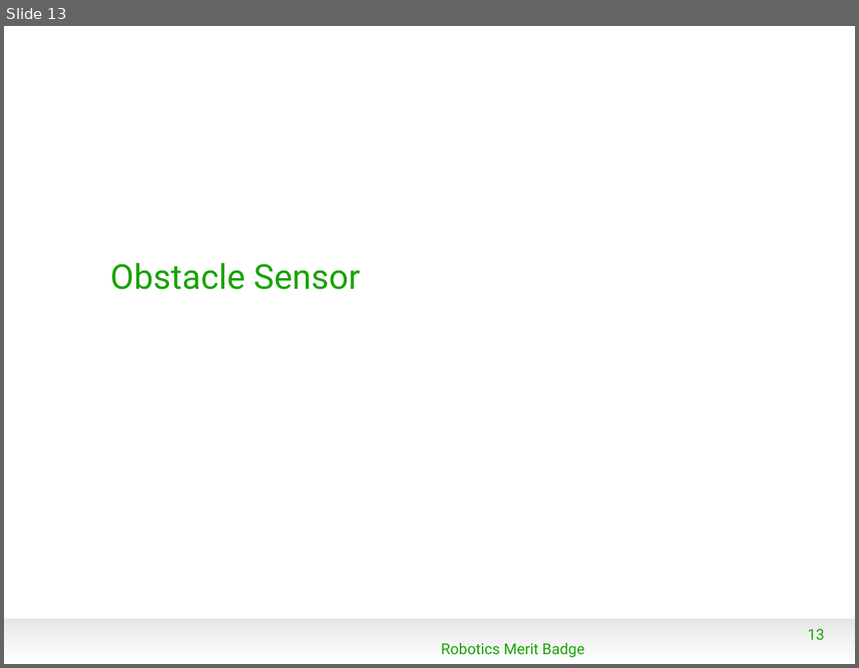
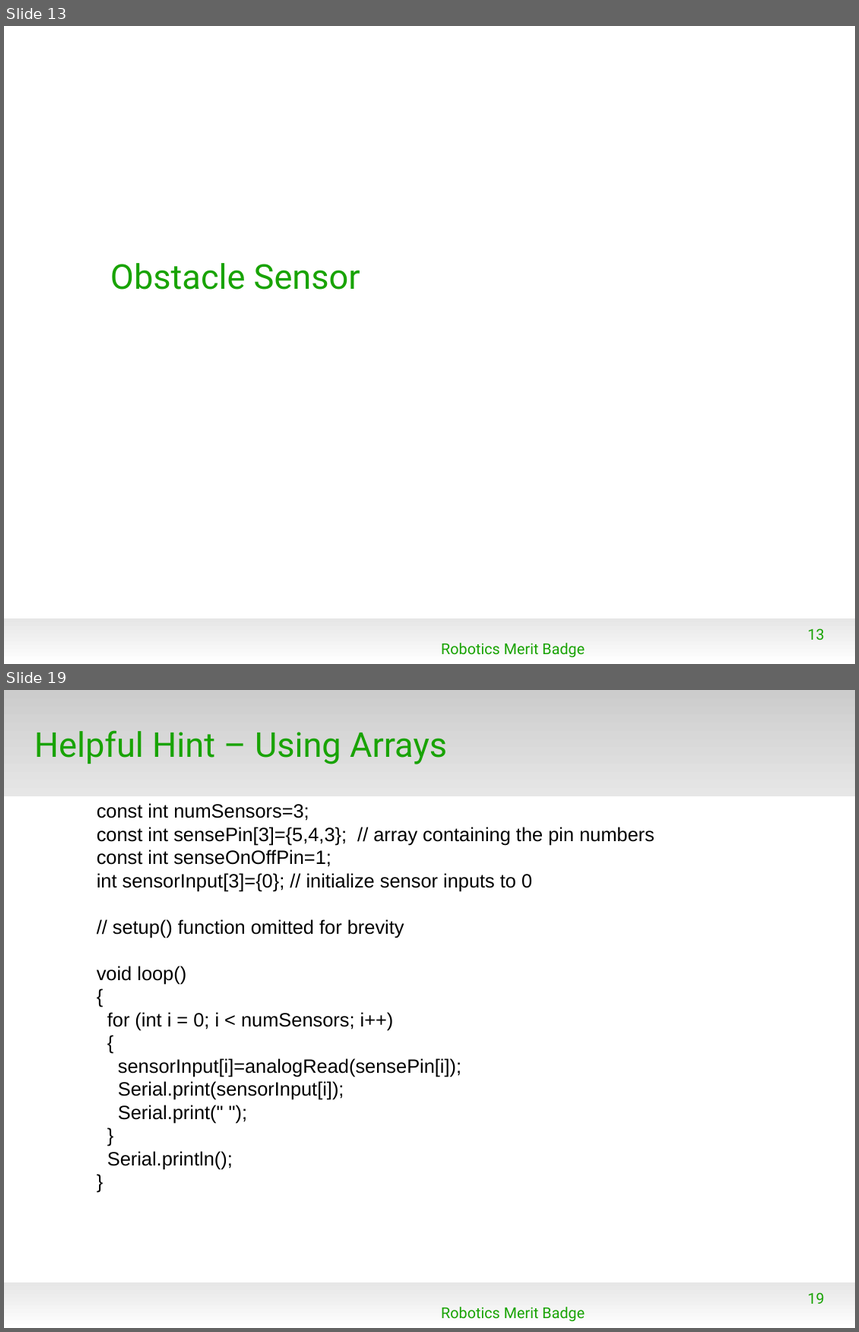
Before and after one commit to spiderman-2099/RoboticsMB, a slide deck: doc/RMB_Session2.odp. Shown one above the other, each under a label of ours: slide 13 before the commit, slides 13 and 19 after it; the slides between them are not shown. The pictures are 859x668 and 859x1332 pixels, drawn with LibreOffice and Linux fonts; fonts in the diff are those of the drawing; background and template pictures are left out. Boxes give left, top, right and bottom in pixels: in the first picture for what was removed or moved away, otherwise in the second. Text is boxed around its words. In the diff, an @@ line names an element or a change of style, - is before the commit and + after.

```diff
--- a/doc/RMB_Session2.odp
+++ b/doc/RMB_Session2.odp
@@ slide 19 added at (4,690,855,1328), background #FFFFFF; not listed: 1 template element that a slide beside it also shows @@
@@ rectangle added at (4,690,855,796), fill gradient #CCCCCC to #E6E6E6 @@
@@ title added at (34,730,447,764), 32 pt, text #18A303 @@
+Helpful Hint – Using Arrays
@@ text added at (97,803,655,1170), 18 pt, text #000000 @@
+const int numSensors=3;
+const int sensePin[3]={5,4,3}; // array containing the pin numbers
+const int senseOnOffPin=1;
+int sensorInput[3]={0}; // initialize sensor inputs to 0
+// setup() function omitted for brevity
+void loop()
+{
+for (int i = 0; i < numSensors; i++)
+{
+sensorInput[i]=analogRead(sensePin[i]);
+Serial.print(sensorInput[i]);
+Serial.print(" ");
+}
+Serial.println();
+}
@@ page number added at (808,1293,825,1304), 14 pt, text #18A303 @@
+19
@@ text added at (441,1307,585,1322), 14 pt, text #18A303 @@
+Robotics Merit Badge
```
Also in this commit, not shown: 4 slides changed, 3 other slides added, 1 other file.
